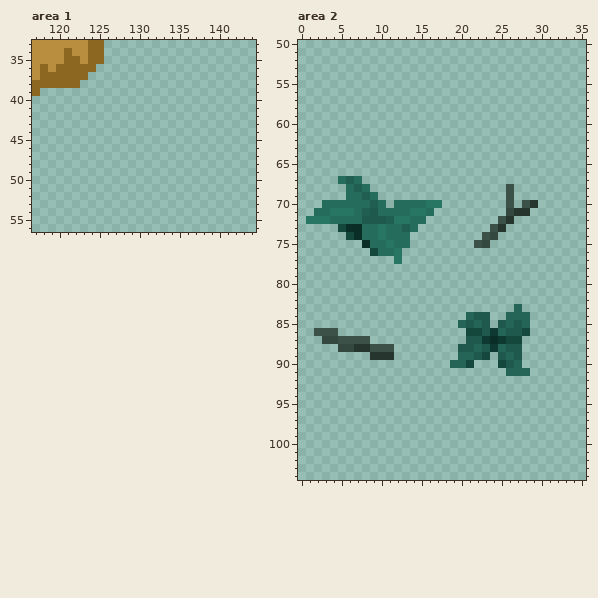
Pixel-art file, stored at Creative/Art/Items/Trees_Ferns_Logs_Rocks.aseprite. The picture above was drawn from the file before the commit.
145x112 pixels, 1 frame. Colours within 5 levels of each other are drawn and written as one. Shown: area 1: x 117..144, y 33..56; area 2: x 0..35, y 50..104.
Now the later version:
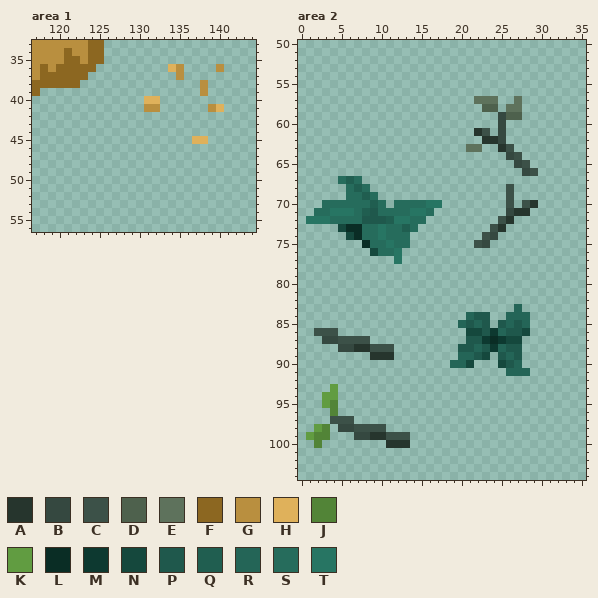
Palette (. is transparent): A #26352d  B #354840  C #3c5148  D #4e614d  E #5e725c  F #8c6721  G #b98f3f  H #dfb15b  J #528437  K #619c41  L #0a2d25  M #0d3930  N #15483d  P #1f584c  Q #205e50  R #246557  S #266c5c  T #277563
Changes in this commit:
layer "bushes fern" added
Changed rows in their new state; - is an unchanged pixel.
Area 1, layer "bushes fern":
first column x 131:
36 ---HG----G
37 ----G-----
38 -------G--
39 -------G--
40 HH--------
41 GG------GH
first column x 137:
45 HH
Area 2, layer "bushes fern":
first column x 21:
 57 -EEE--E--
 58 --DD-EE--
 59 ----BDD--
 60 ----B----
 61 -AC-B----
 62 --AAB----
 63 EE--AC---
 64 -----BC--
 65 ------BC-
 66 -------BC
first column x 1:
 93 ---K---------
 94 --KK---------
 95 --KJ---------
 96 ---J---------
 97 ---CCC-------
 98 -KJ-BBCCCC---
 99 KJJ---BBAACCC
100 -J--------AAA
Pixel boxes of the changes (left, top, right, bottom) in both pictures:
added: (144, 64, 224, 112)
added: (192, 136, 208, 144)
added: (466, 96, 538, 176)
added: (306, 384, 410, 448)
